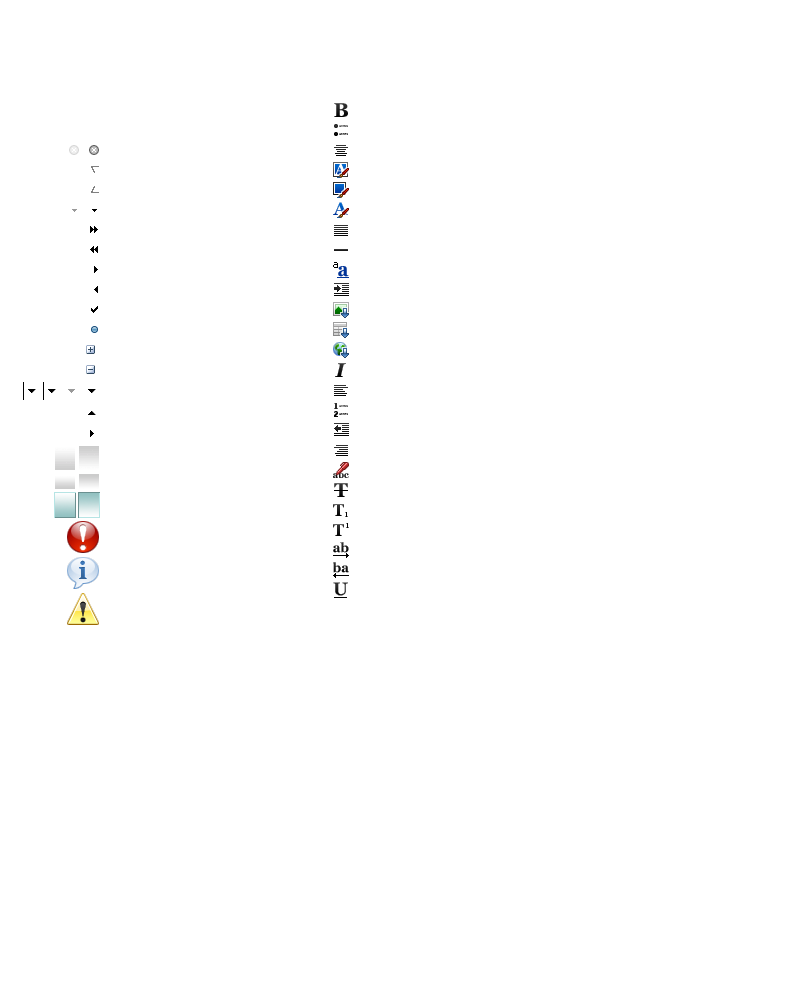
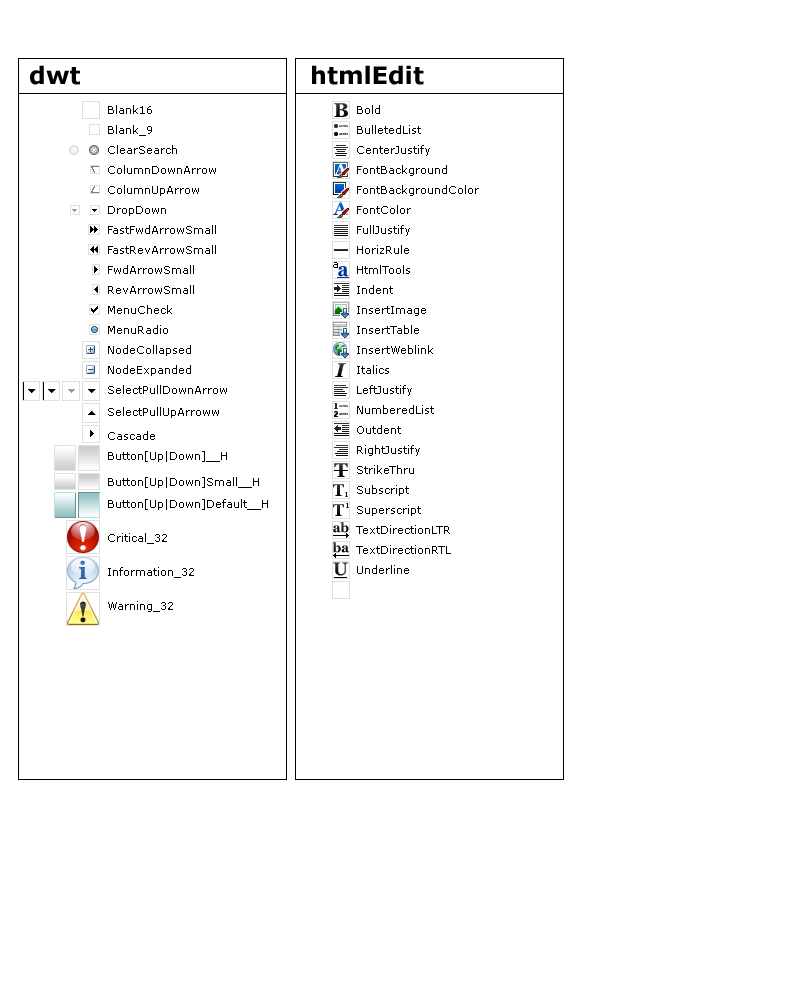
The second 800px x 1000px image is a revision of the first. Changes to its layers:
painted on "icon" over [333, 462, 349, 598]
showed group "bg" (1st of 2) (5 layers) over [18, 58, 564, 780]
painted on "htmlEdit text" over [356, 465, 451, 574]
